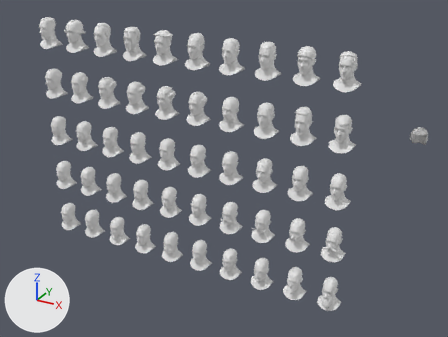
An edit to the Blender file Heads/Hair/Heads_Hair.blend, drawn before and after from the same camera.
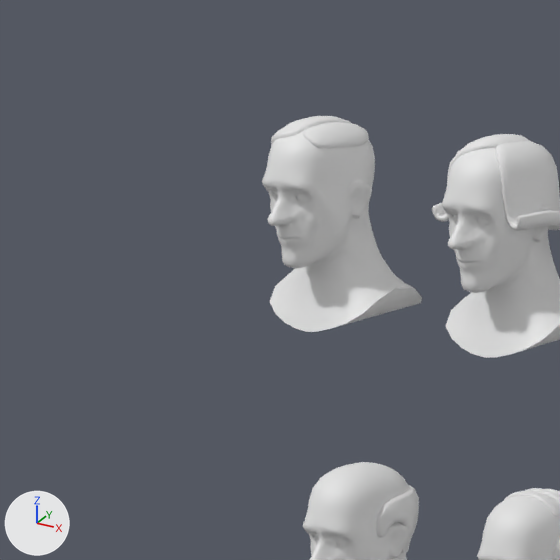
The first picture shows the older version from a 50 mm camera at (5.28, -5.38, 4.05) aimed at (2.27, 0.09, 1.32). The close-ups show the older and then the newer version on the part from 0% to 19% of the width and 0% to 25% of the height of that picture. Only the edits that show in the close-ups are written down. Every picture has the same lights, and +X, +Y and +Z are marked at lower left.

Names of what the first close-up shows: 'Hair_Hairstyle_1', 'Hair_Hairstyle_11', 'Hair_Hairstyle_12', 'Hair_Hairstyle_2', 'Head.001', 'Head.002', 'Head.011', 'Head.013'.
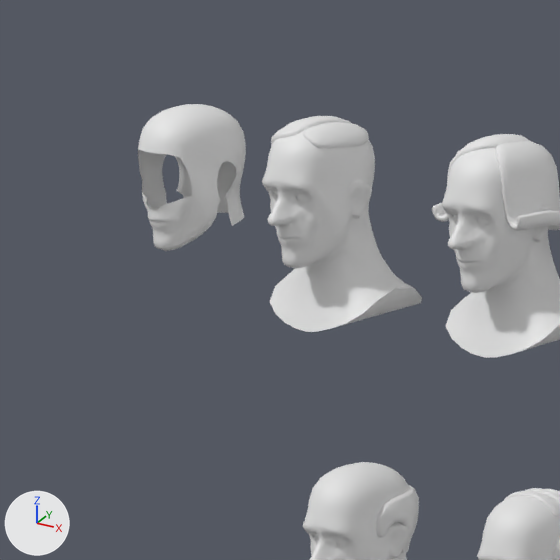
Location of each change, (x1, y1, x2, y2) in pixels of the close-ups (560 x 560 px):
'Transfer_HAIR', added
    after: (138, 104, 246, 251)

The change in detail:
Mesh me_cube_030 is new.
It has 564 vertices, 512 faces and spans x -0.07..0.071, y -0.121..0.084, z 0.133..0.369.
Object 'Transfer_HAIR' (ob_transfer_hair) is new; it shows me_cube_030.
Its location is (-0.3, 0.0, 2.4).
